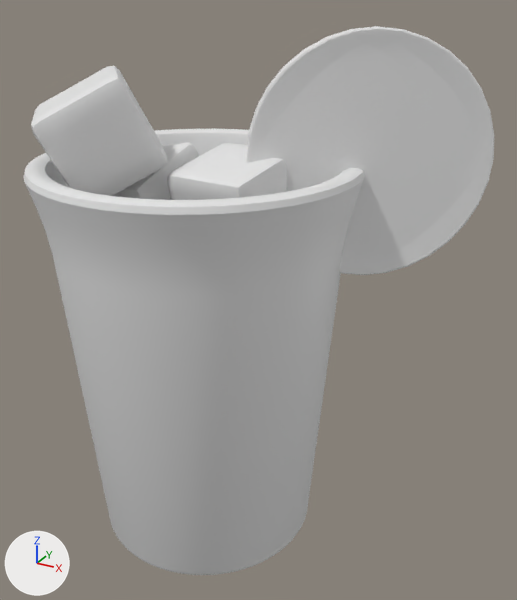
One commit to the OBJ model public/assets/drink-baked/blog0122.obj: the scene before it, then after it.
Before and after are seen from a 50 mm camera at (3.42, -5.13, 5.07) aimed at (0.54, 0.1, 2.46). Every picture has the same lights, and +X, +Y and +Z are marked at lower left. The older version comes first. Where no turn or scale is listed for an object, it has been applied to the vertices.
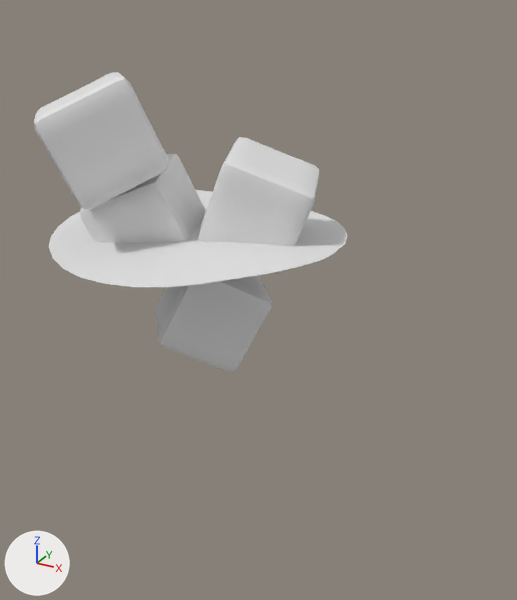
Patch to the scene script:
```diff
--- a/public/assets/drink-baked/blog0122.obj.py
+++ b/public/assets/drink-baked/blog0122.obj.py
@@ me_cube @@
 # used by ob_cube; location = (0.0, 0.0, 0.0)
-me_cube.from_pydata(...)  # 386 vertices, 384 faces; spans x -0.678..0.566, y -0.651..0.609, z 1.793..2.889
+me_cube.from_pydata(...)  # 386 vertices, 384 faces; spans x -0.563..0.681, y -0.554..0.658, z 1.773..2.812
+# me_cube part 1: the whole mesh is multiplied about its middle by the matrix ((-0.887, -0.401, 0.228), (0.049, 0.41, 0.911), (-0.458, 0.819, -0.344)), then moved by (0.115, 0.073, -0.049)
@@ me_cube_001 @@
 # used by ob_cube_001; location = (0.0, 0.0, 0.0)
-me_cube_001.from_pydata(...)  # 386 vertices, 384 faces; spans x -0.984..0.047, y -0.515..0.575, z 2.674..3.788
+me_cube_001.from_pydata(...)  # 386 vertices, 384 faces; spans x -1.013..0.142, y -0.712..0.375, z 2.616..3.682
+# me_cube_001 part 2: the whole mesh is multiplied about its middle by the matrix ((0.879, -0.42, -0.226), (0.463, 0.865, 0.193), (0.115, -0.274, 0.955)), then moved by (0.033, -0.199, -0.082)
@@ me_cube_002 @@
 # used by ob_cube_002; location = (0.0, 0.0, 0.0)
-me_cube_002.from_pydata(...)  # 386 vertices, 384 faces; spans x -0.028..0.895, y -0.568..0.431, z 2.9..3.828
+me_cube_002.from_pydata(...)  # 386 vertices, 384 faces; spans x -0.075..1.098, y -0.329..0.684, z 2.803..3.846
+# me_cube_002 part 3: the whole mesh is multiplied about its middle by the matrix ((0.216, -0.957, 0.194), (0.034, -0.191, -0.981), (0.976, 0.218, -0.009)), then moved by (0.078, 0.246, -0.04)
@@ me_cube_003 @@
 # used by ob_cube_003; location = (0.0, 0.0, 0.0)
-me_cube_003.from_pydata(...)  # 386 vertices, 384 faces; spans x -1.226..0.005, y -1.132..0.09, z 3.412..4.452
+me_cube_003.from_pydata(...)  # 386 vertices, 384 faces; spans x -1.181..0.051, y -1.159..0.042, z 3.395..4.43
+# me_cube_003 part 4: the whole mesh is multiplied about its middle by the matrix ((0.45, -0.497, -0.743), (-0.441, 0.6, -0.668), (0.777, 0.628, 0.051)), then moved by (0.045, -0.038, -0.02)
@@ me_plane @@
 # used by ob_plane; location = (0.0, 0.0, 0.0)
-me_plane.from_pydata(...)  # 260 vertices, 80 faces; spans x -1.31..1.31, y -1.3..1.3, z 3.0..3.1
+me_plane.from_pydata(...)  # 234 vertices, 175 faces; spans x -1.31..1.31, y -1.31..1.31, z 3.0..3.1
+# me_plane part 5: 4 vertices moved within x -0.72..0.72, y -1.26..1.26, z 3.04..3.08; 202 vertices removed from x -1.3..1.3, y -1.3..1.3, z 3.0..3.1; 176 vertices added at x -1.31..1.31, y -1.31..1.31, z 3.0..3.1
@@ ob_circle_001 @@
-ob_circle_001 = bpy.data.objects.new('Circle.001', me_circle_001)
-ob_circle_001.location = (0.0, 0.0, 0.0)
@@ ob_cylinder @@
-ob_cylinder = bpy.data.objects.new('Cylinder', me_cylinder)
-ob_cylinder.location = (0.0, 0.0, 0.0)
```

Where the change shows, as pixel boxes (x1, y1, x2, y2) in the pictures (517 x 600 px; the box of a moved part takes in the faces that stretch with it):
'Cylinder', deleted: before (23, 129, 365, 575)
'Circle.001', deleted: before (246, 26, 494, 275)
'Cube.003', reshaped: before (31, 66, 167, 196); after (34, 72, 169, 210)
'Cube.002', reshaped: before (167, 143, 287, 200); after (198, 137, 319, 274)
'Cube.001', reshaped: before (113, 143, 199, 200); after (80, 154, 206, 243)
part 1 of me_cube, moved or reshaped (not visible before): after (155, 275, 272, 372)
part 5 of me_plane, moved or reshaped (not visible before): after (49, 190, 347, 287)
